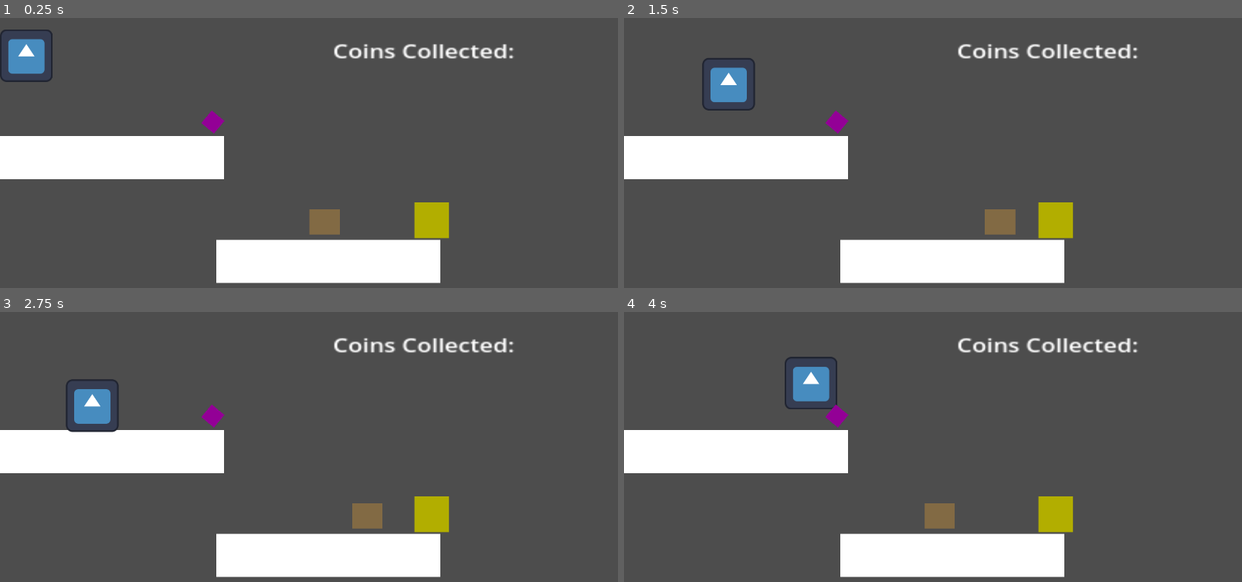
Above: before the commit, frames 1-4 (two rows, left to right).
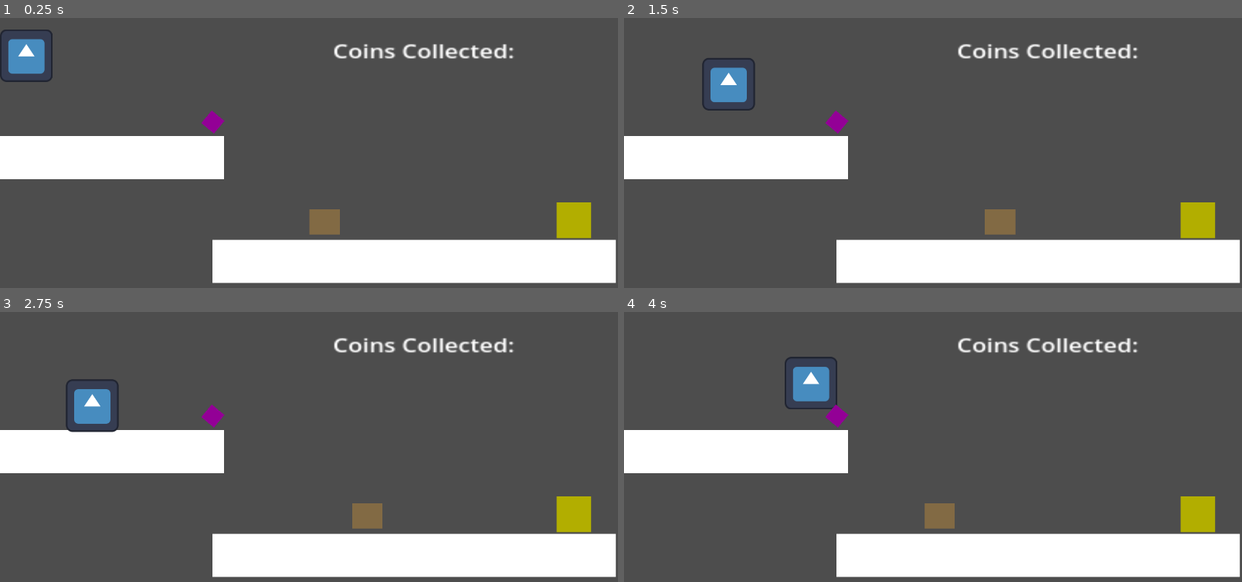
Above: after the commit, the same moments.

Repository: AndrewLILP/Year9Godot-2dPlatformer
Game: Godot game, scene res://level_1.tscn
Two runs of this game, one before a commit and one after it. Both use one fixed random seed, a clock stepped at 60 frames per second and the inputs below. The project has no main scene, so this scene is started directly. The engine's default icon, where the game draws it, is replaced by a stand-in: a white triangle on a blue panel in a dark square.
Inputs:
- Up to frame 1 (0.25 s): no input
- Up to frame 2 (1.5 s): tap Enter (ui_accept) at 0.5, 0.77 s; hold Right (ui_right) from 0.53 s (still down)
- Up to frame 3 (2.75 s): tap Enter (ui_accept) at 1.52 s; release Right (ui_right) at 2.03 s; hold Left (ui_left) from 2.03 s (still down)
- Up to frame 4 (4 s): release Left (ui_left) at 2.78 s; hold Right (ui_right) from 2.78 s (still down); tap Enter (ui_accept) at 3.02, 3.77 s

The runs differ from the first frame. In frame 1, 6.3% of the frame differs, in the area x 34-100%, y 68-99%; in frame 2, 6.3%; in frame 3, 6.3%; in frame 4, 6.3%.

Commit message:
add Lesson 4: enemy with reload level - https://www.youtube.com/watch?v=f5XGMqIwPxg

Diff:
--- a/level_1.tscn
+++ b/level_1.tscn
@@ -23,6 +23,7 @@
 
 [node name="Platform2" parent="." instance=ExtResource("1_3hls8")]
 position = Vector2(536, 551)
+scale = Vector2(1.7999982, 1)
 collision_layer = 8
 collision_mask = 0
 
@@ -39,7 +40,7 @@
 texture = ExtResource("2_hbghi")
 
 [node name="GoalBox" type="Area2D" parent="."]
-position = Vector2(1012, 463)
+position = Vector2(1357, 463)
 
 [node name="CollisionShape2D" type="CollisionShape2D" parent="GoalBox"]
 position = Vector2(38.5, 32)
